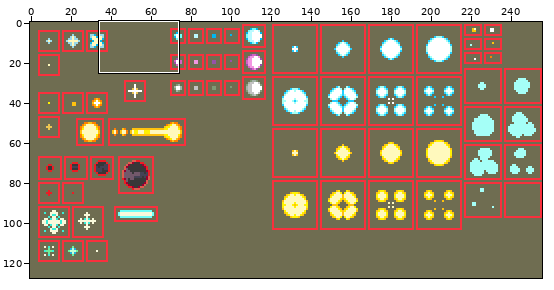
Sprite sheet -- images/powerup-fx.png. Above: a wide view before the commit, with the close-up outlined.
Close-up. The starting point:
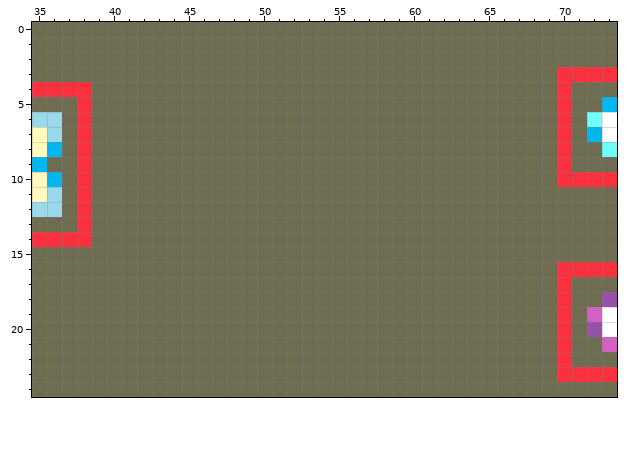
The file is 256x128 pixels. Colours within 5 levels of each other are drawn and written as one. Shown: x 35..73, y 0..24.
The same view after the edit:
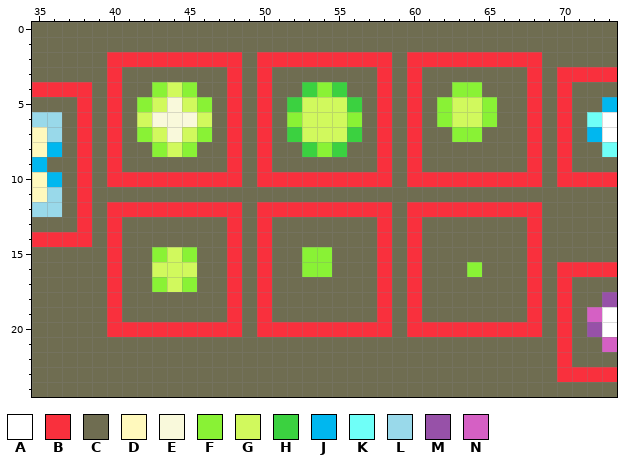
Palette (. is transparent): A #ffffff  B #f9303d  C #6f6d51  D #fff9bd  E #f9f9db  F #89f235  G #d1f95d  H #3bd140  J #00b7ef  K #6ffff8  L #99d9ea  M #9751a8  N #d560c4
Diff:
@@ x 35..73 @@
  1 CCCCCCCCCCCCCCCCCCCCCCCCCCCCCCCCCCCCCCC
- 2 CCCCCCCCCCCCCCCCCCCCCCCCCCCCCCCCCCCCCCC
- 3 CCCCCCCCCCCCCCCCCCCCCCCCCCCCCCCCCCCBBBB
- 4 BBBBCCCCCCCCCCCCCCCCCCCCCCCCCCCCCCCBCCC
- 5 CCCBCCCCCCCCCCCCCCCCCCCCCCCCCCCCCCCBCCJ
- 6 LLCBCCCCCCCCCCCCCCCCCCCCCCCCCCCCCCCBCKA
- 7 DLCBCCCCCCCCCCCCCCCCCCCCCCCCCCCCCCCBCJA
- 8 DJCBCCCCCCCCCCCCCCCCCCCCCCCCCCCCCCCBCCK
- 9 JCCBCCCCCCCCCCCCCCCCCCCCCCCCCCCCCCCBCCC
-10 DJCBCCCCCCCCCCCCCCCCCCCCCCCCCCCCCCCBBBB
+ 2 CCCCCBBBBBBBBBCBBBBBBBBBCBBBBBBBBBCCCCC
+ 3 CCCCCBCCCCCCCBCBCCCCCCCBCBCCCCCCCBCBBBB
+ 4 BBBBCBCCFGFCCBCBCCHFHCCBCBCCFFCCCBCBCCC
+ 5 CCCBCBCFGEGFCBCBCHGGGHCBCBCFGGFCCBCBCCJ
+ 6 LLCBCBCGEEEGCBCBCFGGGFCBCBCFGGFCCBCBCKA
+ 7 DLCBCBCFGEGFCBCBCHGGGHCBCBCCFFCCCBCBCJA
+ 8 DJCBCBCCFGFCCBCBCCHFHCCBCBCCCCCCCBCBCCK
+ 9 JCCBCBCCCCCCCBCBCCCCCCCBCBCCCCCCCBCBCCC
+10 DJCBCBBBBBBBBBCBBBBBBBBBCBBBBBBBBBCBBBB
 11 DLCBCCCCCCCCCCCCCCCCCCCCCCCCCCCCCCCCCCC
-12 LLCBCCCCCCCCCCCCCCCCCCCCCCCCCCCCCCCCCCC
-13 CCCBCCCCCCCCCCCCCCCCCCCCCCCCCCCCCCCCCCC
-14 BBBBCCCCCCCCCCCCCCCCCCCCCCCCCCCCCCCCCCC
-15 CCCCCCCCCCCCCCCCCCCCCCCCCCCCCCCCCCCCCCC
-16 CCCCCCCCCCCCCCCCCCCCCCCCCCCCCCCCCCCBBBB
-17 CCCCCCCCCCCCCCCCCCCCCCCCCCCCCCCCCCCBCCC
-18 CCCCCCCCCCCCCCCCCCCCCCCCCCCCCCCCCCCBCCM
-19 CCCCCCCCCCCCCCCCCCCCCCCCCCCCCCCCCCCBCNA
-20 CCCCCCCCCCCCCCCCCCCCCCCCCCCCCCCCCCCBCMA
+12 LLCBCBBBBBBBBBCBBBBBBBBBCBBBBBBBBBCCCCC
+13 CCCBCBCCCCCCCBCBCCCCCCCBCBCCCCCCCBCCCCC
+14 BBBBCBCCCCCCCBCBCCCCCCCBCBCCCCCCCBCCCCC
+15 CCCCCBCCFGFCCBCBCCFFCCCBCBCCCCCCCBCCCCC
+16 CCCCCBCCGGGCCBCBCCFFCCCBCBCCCFCCCBCBBBB
+17 CCCCCBCCFGFCCBCBCCCCCCCBCBCCCCCCCBCBCCC
+18 CCCCCBCCCCCCCBCBCCCCCCCBCBCCCCCCCBCBCCM
+19 CCCCCBCCCCCCCBCBCCCCCCCBCBCCCCCCCBCBCNA
+20 CCCCCBBBBBBBBBCBBBBBBBBBCBBBBBBBBBCBCMA
 21 CCCCCCCCCCCCCCCCCCCCCCCCCCCCCCCCCCCBCCN
Boxes around the changes in both close-ups, in picture pixels (x1, y1, x2, y2):
changed: (107, 52, 542, 337)
